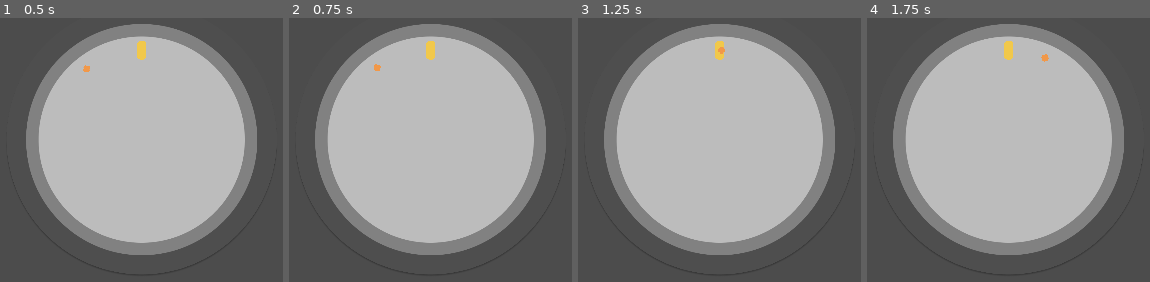
Above: before the commit, frames 1-4 (left to right).
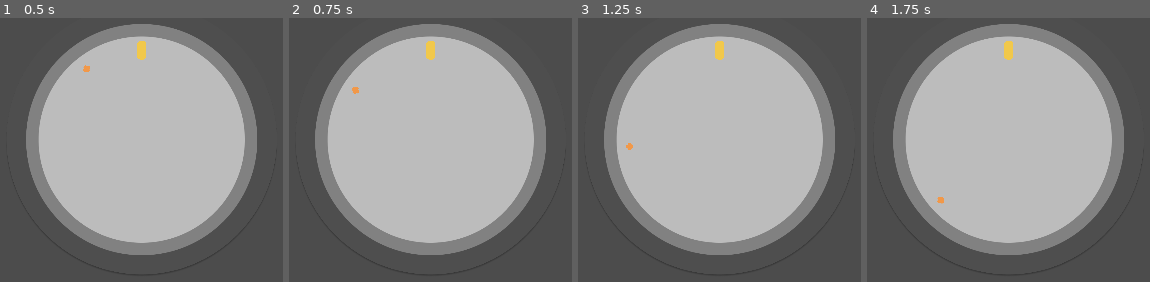
Above: after the commit, the same moments.

Repository: takecare/popthelock
Game: Godot game, scene res://scenes/Main.tscn
Two runs of this game, one before a commit and one after it. Both use one fixed random seed, a clock stepped at 60 frames per second and the inputs below. The engine's default icon, where the game draws it, is replaced by a stand-in: a white triangle on a blue panel in a dark square.
Inputs (mouse positions are in pixels of both pictures, inside the frame that each line leads up to):
- Up to frame 1 (0.5 s): no input
- Up to frame 2 (0.75 s): tap Enter at 0.5 s; move the mouse to (529, 123) at 0.52 s; click (529, 123) at 0.6 s
- Up to frame 3 (1.25 s): no input
- Up to frame 4 (1.75 s): tap Space at 1.25 s; move the mouse to (917, 202) at 1.27 s; click (917, 202) at 1.35 s

Frame 1 is identical in both runs. In frame 2, 0.1% of the frame differs, in the area x 22-33%, y 17-29%; in frame 3, 0.1%; in frame 4, 0.1%, in the area x 24-65%, y 13-71%.

Commit message:
emit signal if missed or hit

Diff:
--- a/scenes/Main.tscn
+++ b/scenes/Main.tscn
@@ -24,3 +24,5 @@
 [connection signal="area_entered" from="Target" to="Target" method="_on_area_entered"]
 [connection signal="area_entered" from="Target" to="Crosshair" method="_on_Target_area_entered"]
 [connection signal="area_exited" from="Target" to="Crosshair" method="_on_Target_area_exited"]
+[connection signal="on_target_hit" from="Crosshair" to="." method="_on_Crosshair_target_hit"]
+[connection signal="on_target_missed" from="Crosshair" to="." method="_on_Crosshair_target_missed"]
--- a/scenes/Target.tscn
+++ b/scenes/Target.tscn
@@ -6,6 +6,9 @@
 [sub_resource type="CapsuleShape2D" id=1]
 radius = 50.0
 height = 104.0
+
+[sub_resource type="RectangleShape2D" id=2]
+extents = Vector2( 96, 32 )
 
 [node name="Target" type="Area2D"]
 script = ExtResource( 3 )
@@ -15,3 +18,8 @@
 
 [node name="CollisionShape2D" type="CollisionShape2D" parent="."]
 shape = SubResource( 1 )
+
+[node name="LeftCollisionShape" type="CollisionShape2D" parent="."]
+visible = false
+position = Vector2( -152, 0 )
+shape = SubResource( 2 )
--- a/scripts/Crosshair.gd
+++ b/scripts/Crosshair.gd
@@ -1,13 +1,22 @@
 class_name Crosshair extends "Rotatable.gd"
+
+signal on_target_hit
+signal on_target_missed
 
 var isInside: bool = false
 
 func _ready() -> void:
-  pass # Replace with function body.
+  pass
 
 func _physics_process(_delta: float) -> void:
-  if Input.is_action_just_pressed("click") && isInside:
-    print("click")
+  if !Input.is_action_just_pressed("click"):
+    return
+  if isInside:
+    emit_signal("on_target_hit")
+  else:
+    emit_signal("on_target_missed")
+
+# TODO how to determine how much both areas overlap?
 
 func _on_Target_area_entered(_area: Area2D) -> void:
   isInside = true
--- a/scripts/Main.gd
+++ b/scripts/Main.gd
@@ -21,5 +21,14 @@
   crosshair.set_rotation_around(lock.center.global_position, step * speed * delta * crosshairRotationDirection)
 
 func _physics_process(_delta: float) -> void:
-  if Input.is_action_just_pressed("click"):
-    crosshairRotationDirection *= -1
+  pass
+
+func _on_Crosshair_target_hit() -> void:
+  # TODO incease score, speed
+  print("hit")
+  crosshairRotationDirection *= -1
+
+func _on_Crosshair_target_missed() -> void:
+  # TODO die
+  print("miss")
+  crosshairRotationDirection = -1 if rand_range(0, 1) > 0.5 else 1
--- a/scripts/Target.gd
+++ b/scripts/Target.gd
@@ -7,9 +7,6 @@
 func _ready() -> void:
   pass
 
-#func _process(delta: float) -> void:
-#  pass
-
 func _on_area_entered(area: Area2D) -> void:
   if area.name == crosshairName:
     print(area.name)
Not shown: 1 places in scenes/Target.tscn that only renumber resources
